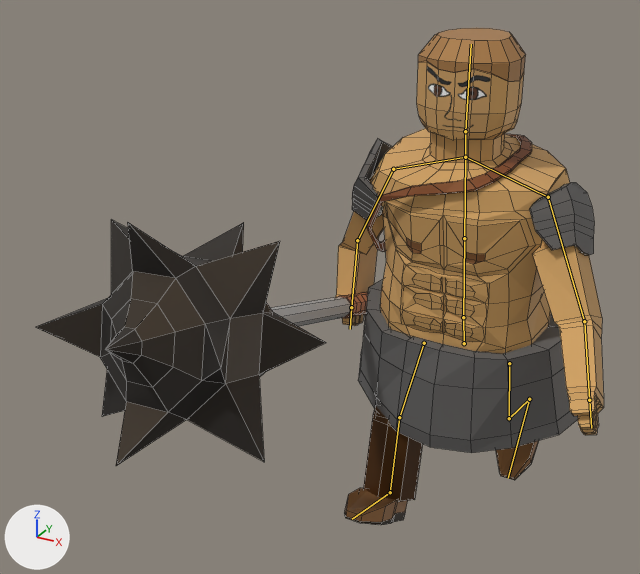
The Blender file models/cards/Frederic_the_Fearless.blend as it was, and as the next commit left it.
The view is the same before and after, from a 50 mm camera at (0.98, -2.96, 2.25) aimed at (-0.31, -0.62, 1.09). The lights are fixed; the arrows at lower left show +X, +Y and +Z. The first picture is the older version. Both versions are drawn at frame 21 of the action 'Walk-loop'; the numbers are the values there. The bones that change, and the others that lie on the model, are drawn over the model as lines. Mesh edges are drawn as thin lines.

Objects in the first picture: 'FredericTheFearless.007'.
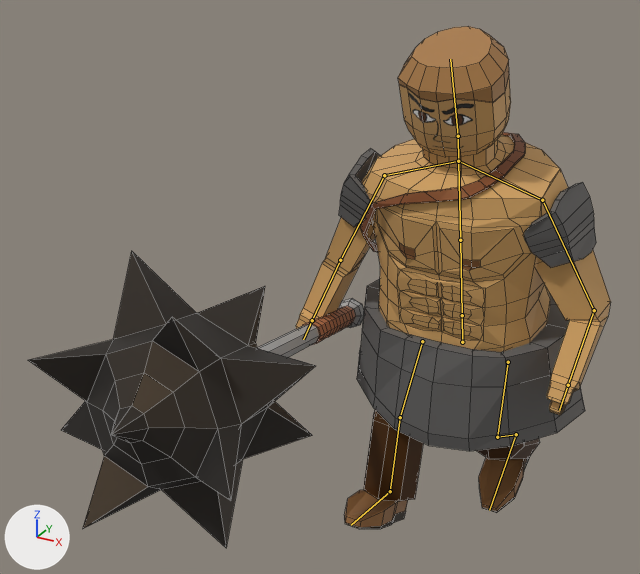
Scene script edits in JSON lines:
```json
{"block": "bone_root", "where": "bone_root = bpy.data.objects['FredericTheFearless'].pose.bones['Root']"}
{"op": "set", "path": "bone_root.location", "old": "(0.007, -0.073, 0.004)", "new": "(0.0, -0.068, 0.004)"}
{"block": "bone_spine1", "where": "bone_spine1 = bpy.data.objects['FredericTheFearless'].pose.bones['Spine1']  # child of 'Root'"}
{"op": "set", "path": "bone_spine1.rotation_quaternion", "old": "(0.999, -0.034, -0.002, -0.001)", "new": "(1.0, 0.0, 0.0, 0.0)", "note": "degrees (-4, 0, 0) -> degrees (0, 0, 0)"}
{"block": "bone_head", "where": "bone_head = bpy.data.objects['FredericTheFearless'].pose.bones['Head']  # child of 'Neck'"}
{"op": "set", "path": "bone_head.rotation_quaternion", "old": "(0.998, -0.069, -0.004, -0.002)", "new": "(0.997, 0.079, 0.0, 0.0)", "note": "degrees (-8, -1, 0) -> degrees (9, 0, 0)"}
{"block": "bone_a1_l", "where": "bone_a1_l = bpy.data.objects['FredericTheFearless'].pose.bones['A1.L']  # child of 'A.L'"}
{"op": "set", "path": "bone_a1_l.rotation_quaternion", "old": "(0.833, 0.177, -0.185, -0.491)", "new": "(0.857, 0.068, 0.013, -0.51)", "note": "degrees (29, -8, -63) -> degrees (6, 5, -61)"}
{"block": "bone_e_l", "where": "bone_e_l = bpy.data.objects['FredericTheFearless'].pose.bones['E.L']  # child of 'A1.L'"}
{"op": "set", "path": "bone_e_l.rotation_quaternion", "old": "(0.979, 0.175, -0.091, -0.056)", "new": "(0.899, 0.31, -0.174, -0.255)", "note": "degrees (21, -9, -8) -> degrees (41, -9, -35)"}
{"block": "bone_a_r", "where": "bone_a_r = bpy.data.objects['FredericTheFearless'].pose.bones['A.R']  # child of 'Spine2'"}
{"op": "set", "path": "bone_a_r.rotation_quaternion", "old": "(0.992, -0.038, -0.103, -0.003)", "new": "(1.0, 0.0, 0.0, 0.0)", "note": "degrees (-4, -12, 0) -> degrees (0, 0, 0)"}
{"block": "bone_a1_r", "where": "bone_a1_r = bpy.data.objects['FredericTheFearless'].pose.bones['A1.R']  # child of 'A.R'"}
{"op": "set", "path": "bone_a1_r.rotation_quaternion", "old": "(0.856, 0.052, -0.047, 0.511)", "new": "(0.853, 0.069, -0.006, 0.517)", "note": "degrees (2, -8, 62) -> degrees (6, -5, 62)"}
{"block": "bone_e_r", "where": "bone_e_r = bpy.data.objects['FredericTheFearless'].pose.bones['E.R']  # child of 'A1.R'"}
{"op": "set", "path": "bone_e_r.rotation_quaternion", "old": "(0.899, 0.31, 0.174, 0.255)", "new": "(0.979, 0.175, 0.091, 0.056)", "note": "degrees (41, 9, 35) -> degrees (21, 9, 8)"}
{"block": "bone_iktarget_l", "where": "bone_iktarget_l = bpy.data.objects['FredericTheFearless'].pose.bones['IKTarget.L']"}
{"op": "set", "path": "bone_iktarget_l.location", "old": "(0.0, 0.431, -0.188)", "new": "(0.0, 0.264, -0.104)"}
{"op": "set", "path": "bone_iktarget_l.rotation_quaternion", "old": "(0.954, -0.299, 0.0, 0.0)", "new": "(0.988, -0.156, 0.0, 0.0)", "note": "degrees (-35, 0, 0) -> degrees (-18, 0, 0)"}
{"block": "bone_iktarget_r", "where": "bone_iktarget_r = bpy.data.objects['FredericTheFearless'].pose.bones['IKTarget.R']"}
{"op": "set", "path": "bone_iktarget_r.location", "old": "(-0.007, -0.248, -0.022)", "new": "(0.0, -0.232, -0.012)"}
{"op": "set", "path": "bone_iktarget_r.rotation_quaternion", "old": "(0.963, 0.27, 0.0, 0.0)", "new": "(0.972, 0.233, 0.0, 0.0)", "note": "degrees (31, 0, 0) -> degrees (27, 0, 0)"}
```

Where the change shows, as pixel boxes (x1, y1, x2, y2) in the pictures (640 x 574 px):
```json
{"object": "FredericTheFearless.007", "change": "posed", "before": [36, 28, 604, 525], "after": [28, 26, 611, 548]}
{"bone": "Root", "before": "(464, 343) to (463, 317)", "after": "(462, 342) to (462, 315)"}
{"bone": "Spine1", "before": "(463, 317) to (464, 238)", "after": "(462, 315) to (460, 240)"}
{"bone": "Head", "before": "(465, 131) to (471, 44)", "after": "(458, 136) to (450, 59)"}
{"bone": "A1.L", "before": "(548, 197) to (584, 321)", "after": "(542, 200) to (594, 310)"}
{"bone": "E.L", "before": "(584, 321) to (589, 400)", "after": "(594, 310) to (568, 385)"}
{"bone": "A.R", "before": "(465, 157) to (393, 169)", "after": "(458, 161) to (384, 175)"}
{"bone": "A1.R", "before": "(393, 169) to (357, 240)", "after": "(384, 175) to (340, 260)"}
{"bone": "E.R", "before": "(357, 240) to (351, 307)", "after": "(340, 260) to (312, 320)"}
```
